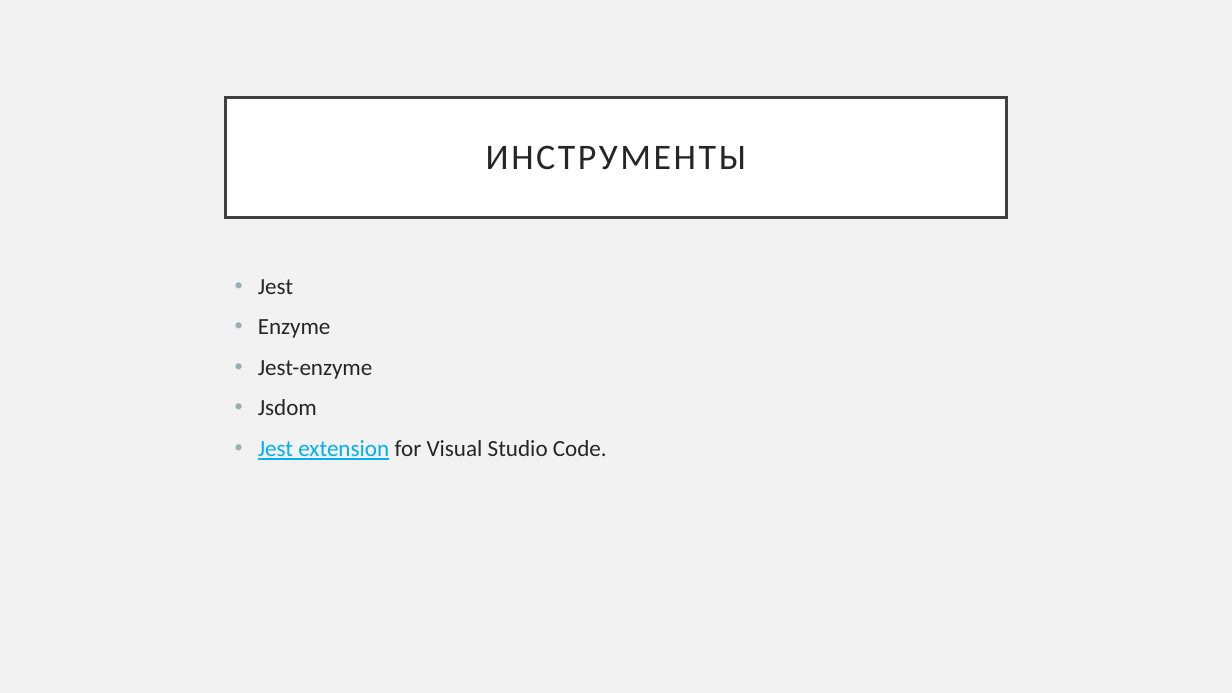
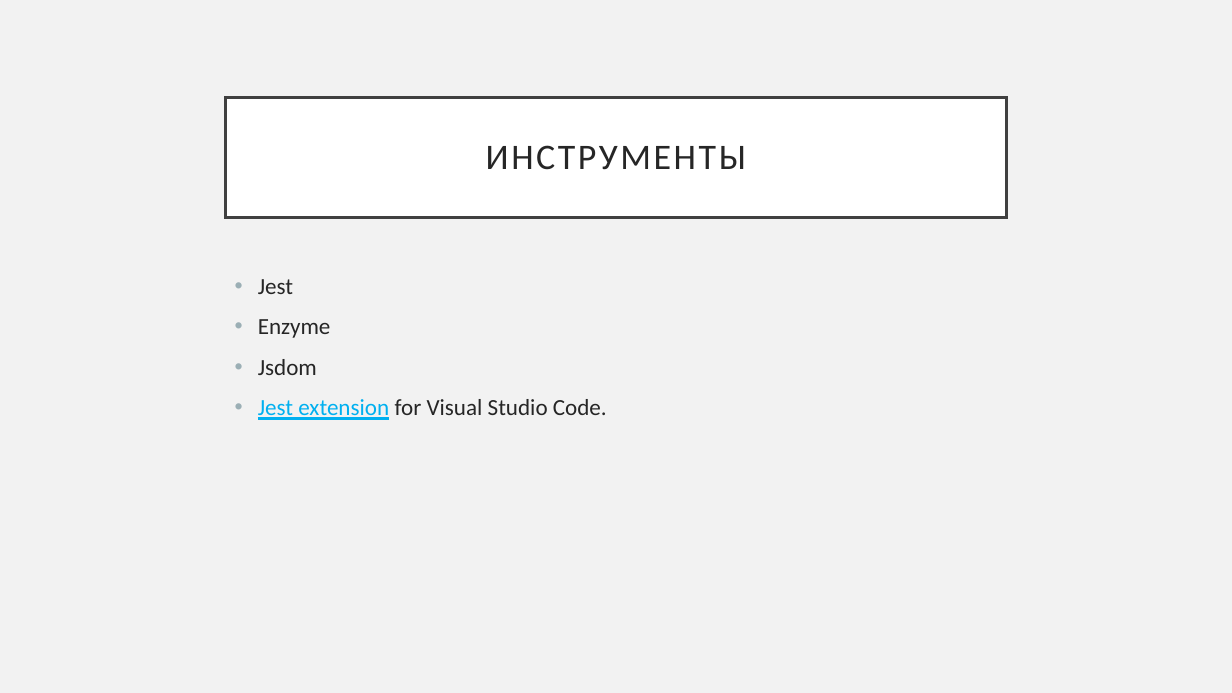
Before and after one commit to alex1kirch/material-ui-experiments, a slide deck: slide 2 of assets/React.pptx. Drawn at 1232x693 pixels with LibreOffice and Linux fonts; fonts in the diff are those of the drawing. Boxes give left, top, right and bottom in pixels: in the first picture for what was removed or moved away, otherwise in the second. Text is boxed around its words. In the diff, an @@ line names an element or a change of style, - is before the commit and + after.

```diff
--- a/assets/React.pptx
+++ b/assets/React.pptx
@@ text at [258, 360, 373, 379]: paragraph removed @@
-• Jest-enzyme
```
Also in this commit, not shown: 4 other slides changed, 1 slide removed.
